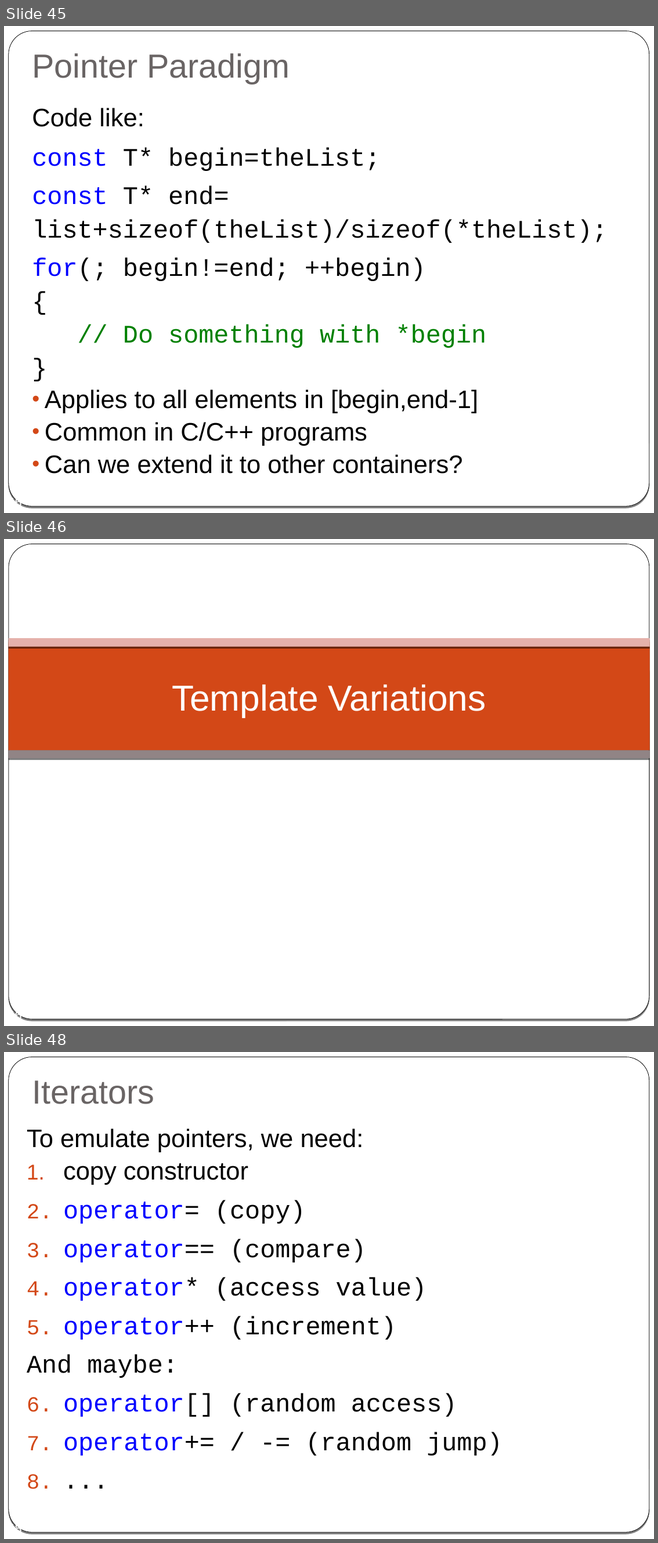
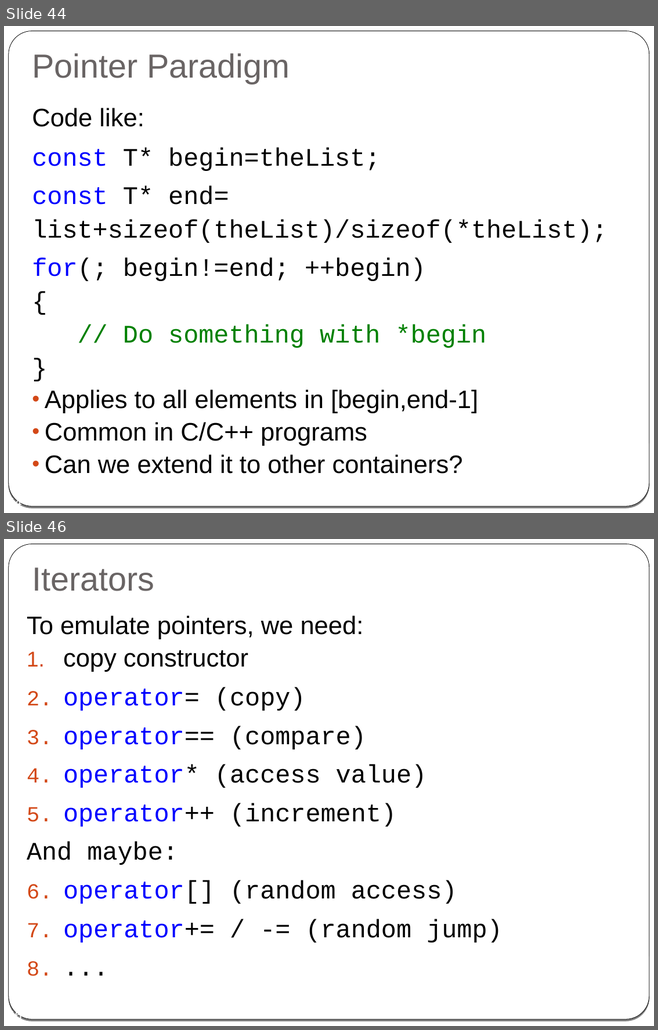
Before and after one commit to cpp-at-ariel/cpp-5778, a slide deck: week08-templates/slides.odp. Shown one above the other, each under a label of ours: slides 45, 46 and 48 before the commit, slides 44 and 46 after it; the slides between them are not shown. The pictures are 658x1543 and 658x1030 pixels, drawn with LibreOffice and Linux fonts; fonts in the diff are those of the drawing. Boxes give left, top, right and bottom in pixels: in the first picture for what was removed or moved away, otherwise in the second. Text is boxed around its words. In the diff, an @@ line names an element or a change of style, - is before the commit and + after.

```diff
--- a/week08-templates/slides.odp
+++ b/week08-templates/slides.odp
@@ slide 46 removed at (4,539,654,1026), background gradient #000000 to #FFFFFF; not listed: 2 template elements that a slide beside it also shows @@
@@ rectangle removed at (9,642,650,751) @@
@@ rectangle removed at (9,638,650,647) @@
@@ title removed at (172,685,486,717) @@
-Template Variations
@@ rectangle removed at (9,751,650,759) @@
@@ page number removed at (7,1010,21,1019) @@
-46
@@ what was slide 45 is now slide 44 @@
@@ page number at (7,497,21,506): text changed @@
-45
+44
@@ what was slide 48 is now slide 46 @@
@@ page number at (7,1010,21,1019): text changed @@
-48
+46
```
Also in this commit, not shown: 9 slides changed, 1 slide added, 2 other slides removed, 3 other files.
